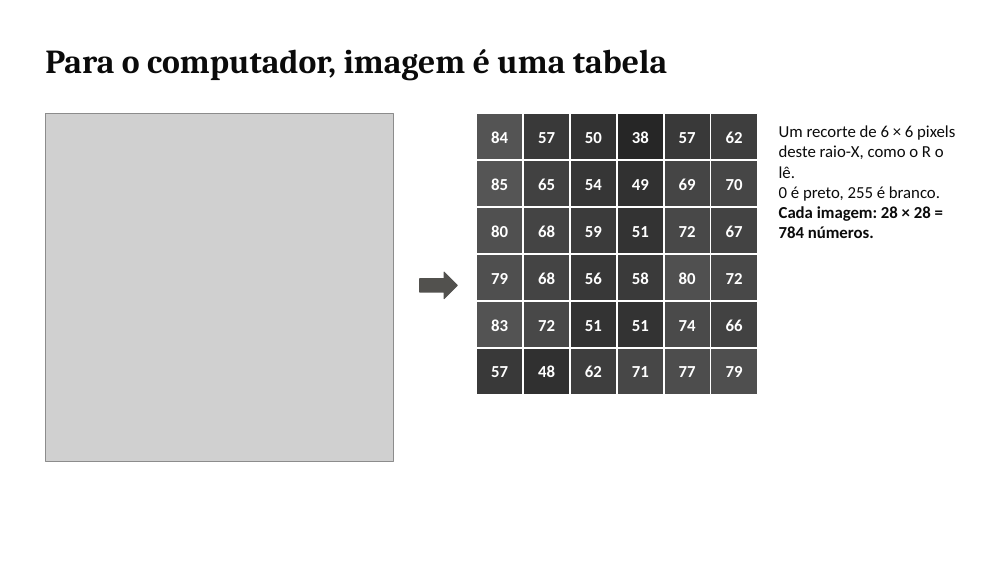
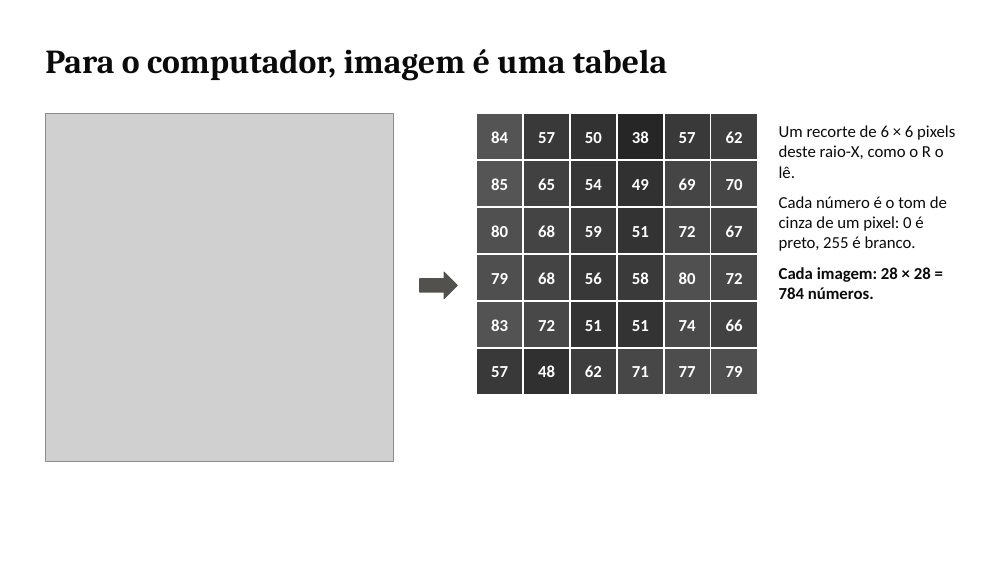
Before and after one commit to DaviPac/topicos-avancados-ia, a slide deck: slide 6 of code/cnn-pneumonia-r/slides/videoaula_cnn_r.pptx (slide 3 before the commit). Drawn at 1008x567 pixels with LibreOffice and Linux fonts; fonts in the diff are those of the drawing; grey boxes stand for pictures. Boxes give left, top, right and bottom in pixels: in the first picture for what was removed or moved away, otherwise in the second. Text is boxed around its words. In the diff, an @@ line names an element or a change of style, - is before the commit and + after.

```diff
--- a/code/cnn-pneumonia-r/slides/videoaula_cnn_r.pptx
+++ b/code/cnn-pneumonia-r/slides/videoaula_cnn_r.pptx
@@ text at [779, 125, 955, 299]: more space between paragraphs @@
@@ text at [779, 196, 947, 251]: text changed @@
-0 é preto, 255 é branco.
+Cada número é o tom de cinza de um pixel: 0 é preto, 255 é branco.
```
Also in this commit, not shown: 8 other slides changed, 19 slides added, 10 slides removed, 13 other files.
